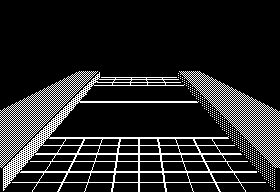
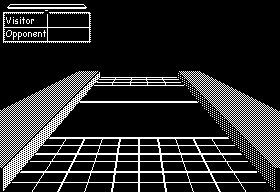
Two versions of the same layered image (280x192). Layer-by-layer changes:
added layer "Visitor ..." above "test score" over [6,17,46,40]
added layer "score" above "test2" over [3,4,91,43]
